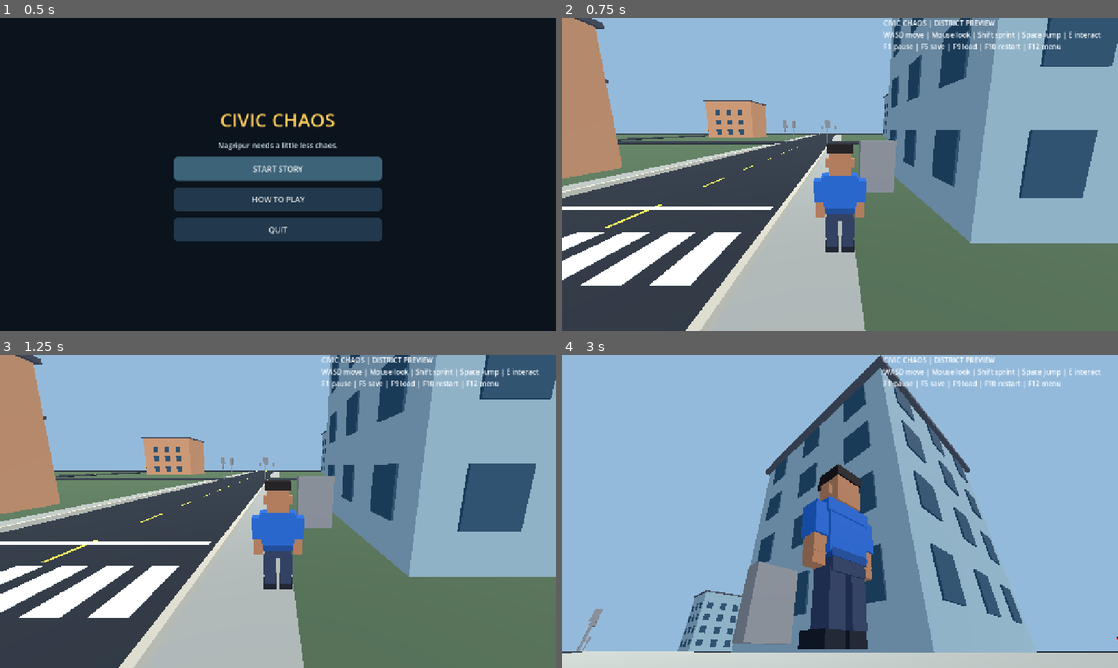
Above: before the commit, frames 1-4 (two rows, left to right).
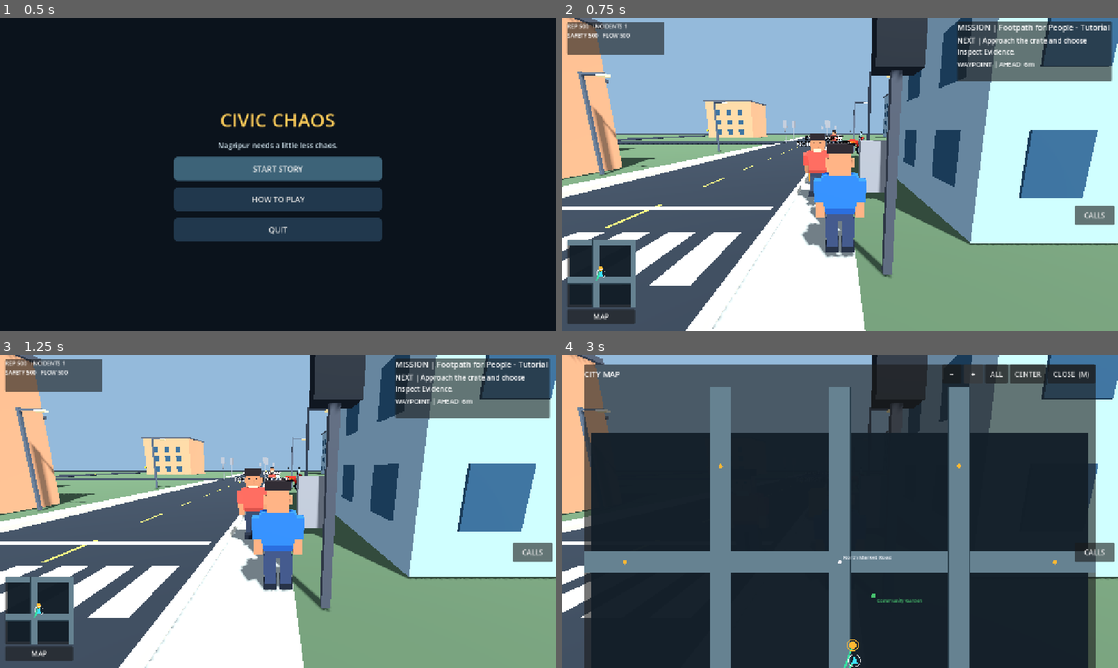
Above: after the commit, the same moments.

Repository: gauravprajapat-23/civic-chaos
Game: Godot game, scene res://scenes/core/menu.tscn
Two runs of this game, one before a commit and one after it. Both use one fixed random seed, a clock stepped at 60 frames per second and the inputs below.
Inputs (mouse positions are in pixels of both pictures, inside the frame that each line leads up to):
- Up to frame 1 (0.5 s): no input
- Up to frame 2 (0.75 s): click "START STORY" at 0.5 s
- Up to frame 3 (1.25 s): no input
- Up to frame 4 (3 s): click (600, 652) at 1.25 s, where only the run after the commit has a clickable "MAP"; click (951, 373) at 2 s, where only the run after the commit has a clickable "−"; click (973, 373) at 2.75 s, where only the run after the commit has a clickable "+"

Frame 1 is identical in both runs. In frame 2, 73% of the frame differs, in the area x 0-100%, y 0-100%; in frame 3, 73%; in frame 4, 96%.
Error before the commit: Parse Error: Could not preload resource script "res://scripts/civic/call_service_response.gd". (res://scripts/core/main.gd:30)

Commit message:
GAME-002: reconcile responder integration to one authoritative lane route

Diff:
--- a/scripts/civic/call_service_response.gd
+++ b/scripts/civic/call_service_response.gd
@@ -15,10 +15,6 @@
 var _route_lane_indices: PackedInt32Array = PackedInt32Array()
 var _route_progress_m: PackedFloat32Array = PackedFloat32Array()
 var _terminal_status: String = ""
-var _traffic_adapter: RefCounted
-var _road_graph: CivicRoadGraph
-var _lane_ids: PackedInt32Array = PackedInt32Array()
-var _leg_lanes: PackedInt32Array = PackedInt32Array()
 
 const LaneRoutes = preload("res://scripts/civic/responder_lane_route.gd")
 const TrafficPermission = preload("res://scripts/traffic/responder_step_permission.gd")
@@ -123,8 +119,6 @@
     var points := PackedVector3Array()
     var spawn := Vector3.ZERO
     var selected_stop := Vector3.ZERO
-    var selected_lanes := PackedInt32Array()
-    var selected_legs := PackedInt32Array()
     var selected_plan: Dictionary = {}
     var stops: Array[Vector3] = roadside_candidates(graph, at)
     for roadside in stops:
@@ -148,11 +142,8 @@
             break
         if points.size() >= 2:
             break
-    if points.size() < 2 or selected_lanes.is_empty() or selected_legs.size() != points.size() - 1:
+    if points.size() < 2 or selected_plan.is_empty():
         return false
-    _road_graph = graph
-    _lane_ids = selected_lanes
-    _leg_lanes = selected_legs
     call_id = incident_id
     service_label = service_for(kind)
     target = at
@@ -261,40 +252,6 @@
     _traffic_gate_configured = true
     traffic_step_permission = permission
 
-## Main configures one Traffic-owned adapter per responder and keeps a strong
-## reference here until retirement. An unavailable configured adapter denies steps.
-func configure_traffic_adapter(adapter: RefCounted) -> bool:
-    _traffic_adapter = adapter
-    set_traffic_step_permission(Callable())
-    if adapter == null or not adapter.has_method("set_route_context") or not adapter.has_method("allows_step"):
-        return false
-    set_traffic_step_permission(Callable(adapter, "allows_step"))
-    return true
-
-func lane_route_state() -> Dictionary:
-    return {"lane_ids": _lane_ids.duplicate(), "leg_lanes": _leg_lanes.duplicate(),
-        "leg_index": route_index - 1}
-
-func _permission_context_ready() -> bool:
-    if not _traffic_gate_configured:
-        return true
-    if _traffic_adapter == null or not traffic_step_permission.is_valid():
-        return false
-    if _road_graph == null or route_index < 1 or route_index > _leg_lanes.size():
-        return false
-    var leg: int = route_index - 1
-    var lane_index: int = _leg_lanes[leg]
-    if lane_index < 0 or lane_index >= _lane_ids.size():
-        return false
-    var lane: CivicLaneData = _road_graph.get_lane(_lane_ids[lane_index])
-    if lane == null:
-        return false
-    var location: Dictionary = LaneRoutes._project(lane, position)
-    if float(location["lateral_m"]) > 2.5:
-        return false
-    return bool(_traffic_adapter.call("set_route_context",
-        _lane_ids, lane_index, float(location["distance_m"])))
-
 func lifecycle_state() -> Dictionary:
     return {"call_id": call_id, "active": active, "arrived": arrived,
         "status": response_status, "terminal_status": _terminal_status,
@@ -380,10 +337,6 @@
     if not active:
         return
     active = false
-    if _traffic_adapter != null and _traffic_adapter.has_method("clear_context"):
-        _traffic_adapter.call("clear_context")
-    traffic_step_permission = Callable()
-    _traffic_adapter = null
     _terminal_status = response_status
     lifecycle_finished.emit(call_id, _terminal_status)
     if _traffic_adapter != null:
